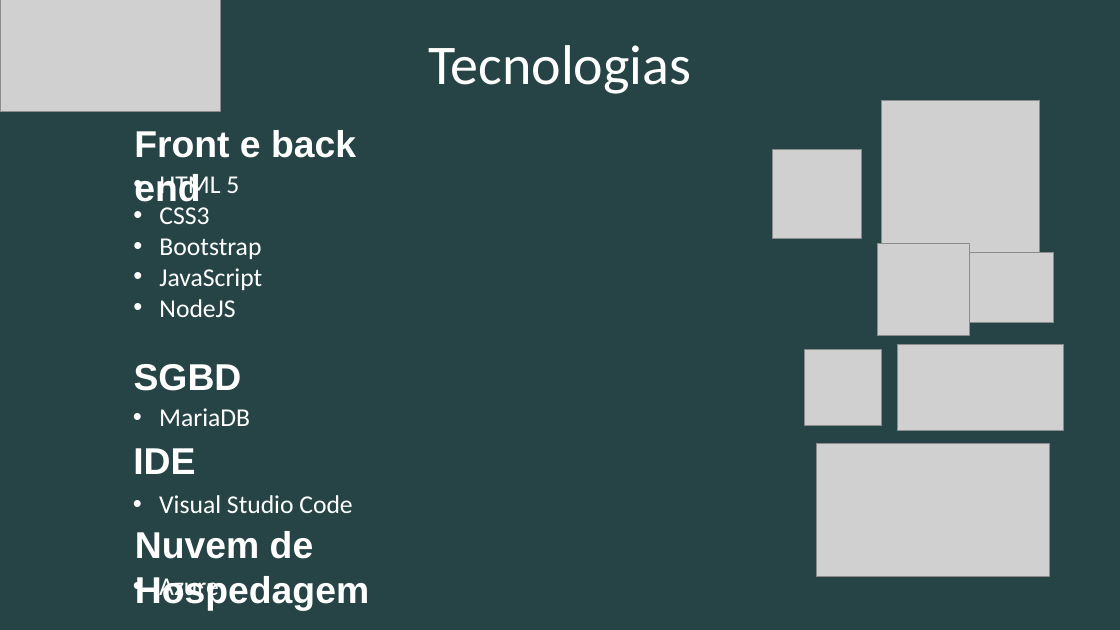
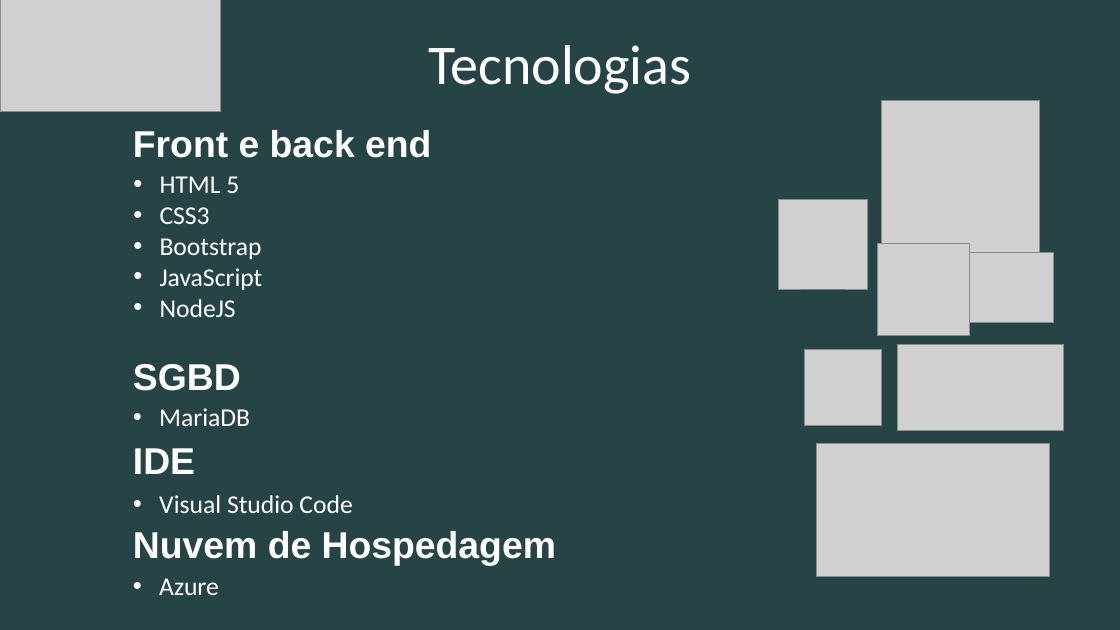
Before and after one commit to ICEI-PUC-Minas-PPLES-TI/plf-es-2020-2-tiii-0940100-cit, a slide deck: slide 8 of Divulgacao/Apresentacao/ProjetoCIT.pptx. Drawn at 1120x630 pixels with LibreOffice and Linux fonts; fonts in the diff are those of the drawing; grey boxes stand for pictures. Boxes give left, top, right and bottom in pixels: in the first picture for what was removed or moved away, otherwise in the second. Text is boxed around its words. In the diff, an @@ line names an element or a change of style, - is before the commit and + after.

```diff
--- a/Divulgacao/Apresentacao/ProjetoCIT.pptx
+++ b/Divulgacao/Apresentacao/ProjetoCIT.pptx
@@ text "Front e back end" rewrapped from (134, 130, 356, 209) to (133, 130, 431, 158) @@
@@ picture: place and size @@
-picture at (772, 150, 861, 239)
+picture at (779, 200, 868, 289)
@@ text "Nuvem de Hospedagem" rewrapped from (135, 531, 369, 611) to (133, 531, 556, 566) @@
@@ text "Azure" rewrapped from (159, 578, 219, 601) to (159, 578, 219, 595) @@
```
Also in this commit, not shown: 7 other slides changed.
